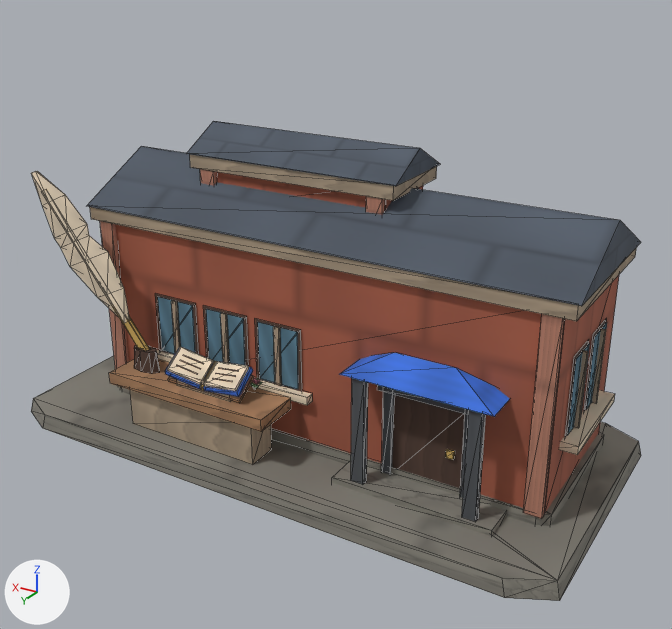
Two versions of the glTF model Assets/GodSim/Art/Models/Buildings/Human/LearningHealth/bld_human_scriptorium_industrial_v0.glb, one commit apart.
The view is the same before and after, from a 50 mm camera at (-1.4, 2.24, 1.55) aimed at (-0.07, 0.04, 0.45). Lighting does not change. The marker at lower left points along +X, +Y and +Z. The first picture is the older version. Mesh edges are drawn as thin lines. Vertices at exactly the same position are counted once.

The first picture shows 'LOD0'.
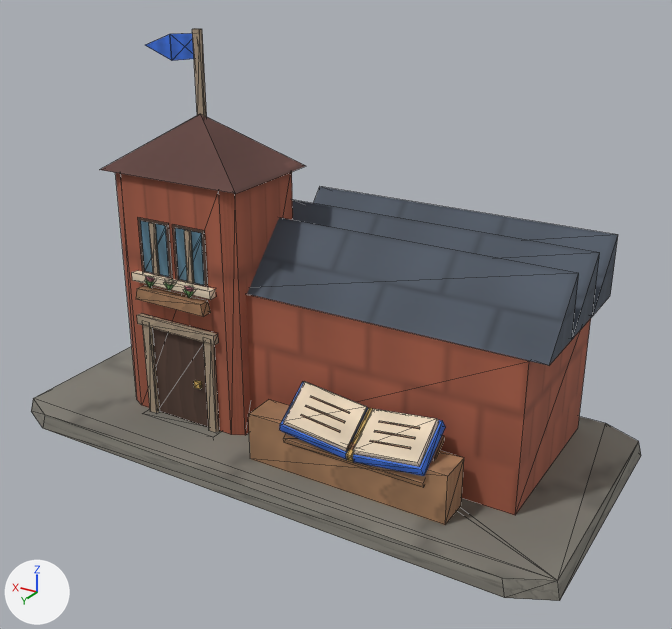
Boxes (x1, y1, x2, y2) around the edits, measured in the pictures (672 x 629 px; the box of a moved part takes in the faces that stretch with it):
'LOD0', reshaped (19% taller): before (31, 121, 641, 601); after (31, 28, 641, 601)
part 1 of me_lod0, moved or reshaped: before (115, 224, 619, 514); after (246, 294, 591, 515)
part 2 of me_lod0, moved or reshaped (not visible afterwards): before (366, 196, 385, 215)
part 3 of me_lod0, moved or reshaped (not visible afterwards): before (90, 207, 636, 321)
part 4 of me_lod0, moved or reshaped (not visible afterwards): before (378, 385, 468, 415)
part 5 of me_lod0, moved or reshaped: before (351, 378, 368, 484); after (248, 400, 464, 525)
part 6 of me_lod0, moved or reshaped (not visible afterwards): before (446, 449, 455, 459)
part 7 of me_lod0, moved or reshaped: before (332, 461, 507, 536); after (370, 440, 411, 449)
part 8 of me_lod0, moved or reshaped: before (462, 410, 486, 521); after (374, 431, 415, 439)
part 9 of me_lod0, moved or reshaped (not visible afterwards): before (381, 392, 394, 475)
part 10 of me_lod0, moved or reshaped (not visible afterwards): before (216, 172, 423, 210)
part 11 of me_lod0, moved or reshaped (not visible afterwards): before (190, 154, 437, 201)
part 12 of me_lod0, added (brown): after (115, 172, 293, 435)
part 13 of me_lod0, moved or reshaped (not visible afterwards): before (130, 390, 272, 465)
part 14 of me_lod0, moved or reshaped: before (171, 300, 181, 354); after (137, 313, 218, 345)
part 15 of me_lod0, moved or reshaped: before (221, 313, 229, 363); after (132, 270, 215, 299)
part 16 of me_lod0, moved or reshaped: before (109, 359, 291, 432); after (203, 342, 219, 432)
part 17 of me_lod0, moved or reshaped: before (206, 309, 245, 365); after (172, 224, 208, 288)
part 18 of me_lod0, deleted: before (31, 121, 641, 519)
part 19 of me_lod0, cut back (mostly hidden before): before (46, 189, 604, 526); after (100, 28, 618, 488)

Patch to the scene script:
```diff
--- a/Assets/GodSim/Art/Models/Buildings/Human/LearningHealth/bld_human_scriptorium_industrial_v0.glb.py
+++ b/Assets/GodSim/Art/Models/Buildings/Human/LearningHealth/bld_human_scriptorium_industrial_v0.glb.py
@@ me_lod0 @@
-me_lod0.from_pydata(...)  # 674 vertices, 775 faces; spans x -0.93..0.93, y -0.45..0.45, z 0.0..0.95
+me_lod0.from_pydata(...)  # 494 vertices, 537 faces; spans x -0.93..0.93, y -0.45..0.45, z 0.0..1.25
+# me_lod0 part 1: the loose piece of 8 vertices spanning x -0.81..0.7, y -0.31..0.19, z 0.08..0.69 is scaled about its middle by (0.603, 1.1, 0.752), then moved by (-0.22, -0.03, -0.1)
+# me_lod0 part 2: the loose piece of 8 vertices spanning x -0.22..-0.17, y 0.02..0.04, z 0.71..0.83 is scaled about its middle by (15.7, 1.36, 0.205), then moved by (-0.07, -0.05, -0.23)
+# me_lod0 part 3: the loose piece of 8 vertices spanning x -0.84..0.74, y -0.33..0.2, z 0.66..0.7 is scaled about its middle by (0.516, 0.0571, 0.571), then moved by (-0.22, -0.13, -0.14)
+# me_lod0 part 4: the loose piece of 8 vertices spanning x -0.61..-0.31, y 0.18..0.2, z 0.33..0.36 is scaled about its middle by (2.65, 1.39, 0.842), then moved by (0.19, -0.57, 0.19)
+# me_lod0 part 5: the loose piece of 8 vertices spanning x -0.31..-0.27, y 0.26..0.28, z 0.07..0.4 is scaled about its middle by (16.4, 4.67, 0.458), then moved by (0.03, -0.01, -0.11)
+# me_lod0 part 6: the loose piece of 8 vertices spanning x -0.54..-0.52, y 0.19..0.2, z 0.18..0.2 is scaled about its middle by (0.87, 0.789, 5.26), then moved by (0.0, -0.2, 0.42)
+# me_lod0 part 7: the loose piece of 8 vertices spanning x -0.7..-0.22, y 0.18..0.3, z 0.03..0.07 is scaled about its middle by (0.258, 0.0303, 0.0231), then moved by (0.06, 0.07, 0.19)
+# me_lod0 part 8: the loose piece of 8 vertices spanning x -0.65..-0.61, y 0.26..0.28, z 0.07..0.4 is scaled about its middle by (3.24, 0.166, 0.00268), then moved by (0.23, 0.0, 0.02)
+# me_lod0 part 9: the loose piece of 8 vertices spanning x -0.35..-0.32, y 0.18..0.2, z 0.05..0.34 is scaled about its middle by (0.69, 0.441, 0.381), then moved by (0.07, -0.2, 0.41)
+# me_lod0 part 10: the loose piece of 8 vertices spanning x -0.23..0.41, y -0.21..0.03, z 0.71..0.87 is scaled about its middle by (0.0313, 0.0313, 0.693), then moved by (-0.36, -0.1, -0.18)
+# me_lod0 part 11: the loose piece of 8 vertices spanning x -0.26..0.45, y -0.23..0.05, z 0.83..0.88 is scaled about its middle by (0.0282, 0.0274, 2.54), then moved by (-0.36, -0.28, -0.24)
+# me_lod0 part 12: the loose piece of 16 vertices spanning x -0.93..0.93, y -0.45..0.45, z 0.0..0.05 is copied, and the copy is scaled about its middle by (0.239, 0.371, 15.6), then moved by (0.38, 0.07, 0.42); it spans x 0.16..0.61, y -0.1..0.23, z 0.05..0.84
+# me_lod0 part 13: the loose piece of 8 vertices spanning x 0.04..0.5, y 0.24..0.34, z 0.05..0.2 is scaled about its middle by (0.64, 0.529, 0.348), then moved by (0.11, -0.04, -0.1)
+# me_lod0 part 14: the loose piece of 8 vertices spanning x 0.41..0.43, y 0.19..0.2, z 0.25..0.44 is scaled about its middle by (15.2, 2.93, 0.157), then moved by (-0.04, 0.05, 0.03)
+# me_lod0 part 15: the loose piece of 8 vertices spanning x 0.22..0.24, y 0.19..0.2, z 0.25..0.44 is scaled about its middle by (15.2, 4.07, 0.132), then moved by (0.15, 0.05, 0.18)
+# me_lod0 part 16: the loose piece of 8 vertices spanning x -0.02..0.56, y 0.21..0.37, z 0.19..0.23 is scaled about its middle by (0.05, 0.11, 8.71), then moved by (-0.01, -0.05, 0.0)
+# me_lod0 part 17: the loose piece of 4 vertices spanning x 0.16..0.3, y 0.19, z 0.25..0.44 is moved by (0.08, 0.04, 0.27)
+# me_lod0 part 18: 70 loose pieces with 462 vertices, spanning x -0.85..0.88, y -0.34..0.34, z 0.0..0.95, are deleted
+# me_lod0 part 19: 56 vertices removed from x -0.82..0.85, y -0.32..0.29, z 0.02..0.77; 322 vertices added at x -0.77..0.63, y -0.38..0.34, z 0.05..1.25
+# other edits to the shape of me_lod0 do not show in these pictures
 me_lod0.materials.append(mat_godsim_buildings)
```
